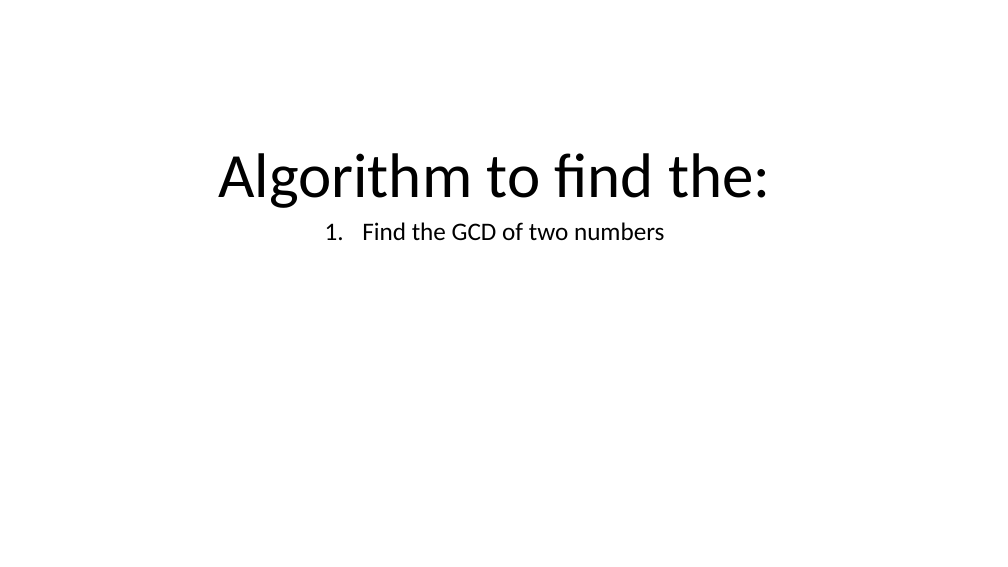
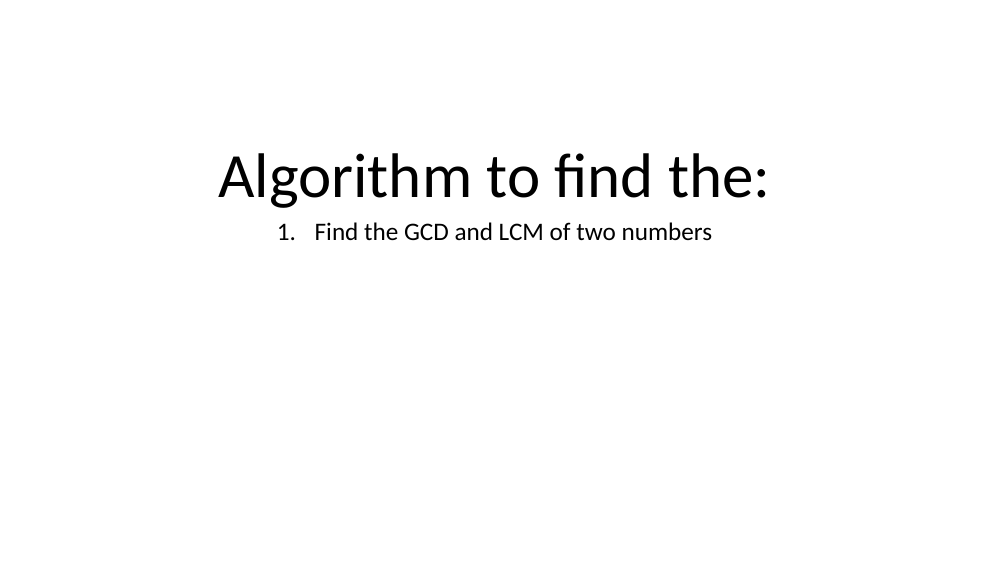
Before and after one commit to 3l4k/Lotanna_OkekeCSC102, a slide deck: slide 11 of Lotanna OkekeAA1.pptx. Drawn at 1008x567 pixels with LibreOffice and Linux fonts; fonts in the diff are those of the drawing. Boxes give left, top, right and bottom in pixels: in the first picture for what was removed or moved away, otherwise in the second. Text is boxed around its words. In the diff, an @@ line names an element or a change of style, - is before the commit and + after.

```diff
--- a/Lotanna OkekeAA1.pptx
+++ b/Lotanna OkekeAA1.pptx
@@ subtitle at [315,222,713,240]: text changed @@
-1. Find the GCD of two numbers
+1. Find the GCD and LCM of two numbers
```
Also in this commit, not shown: 5 other slides changed, 3 slides removed, 1 other file.
